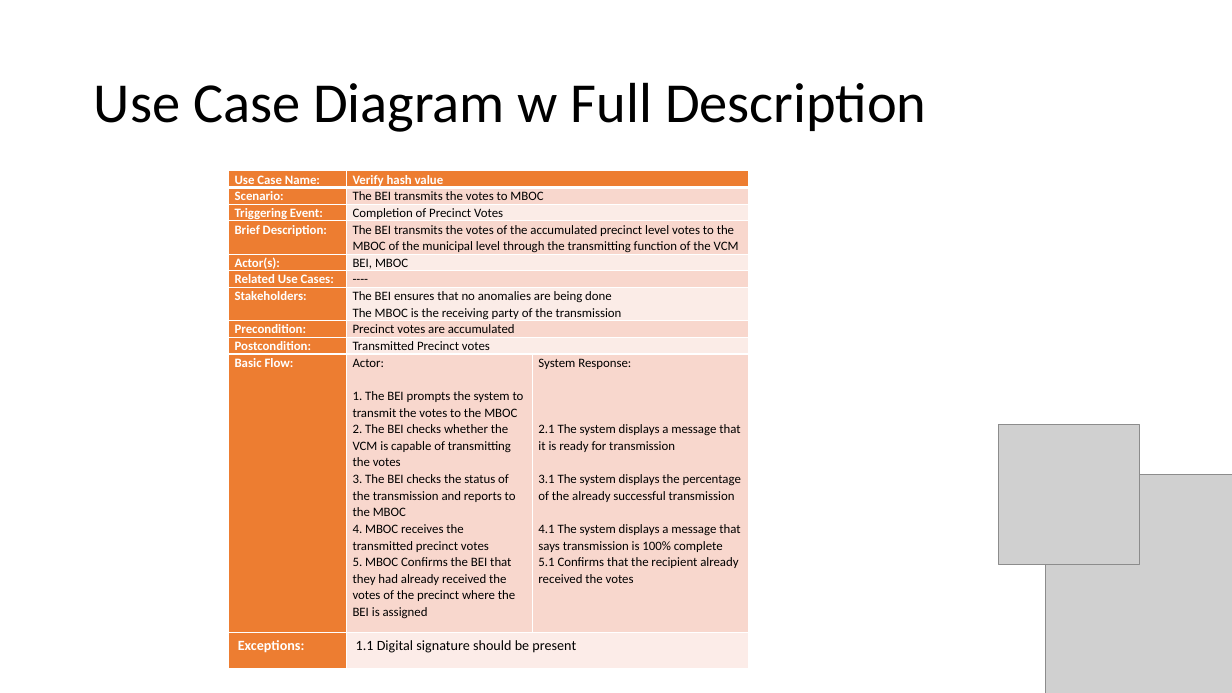
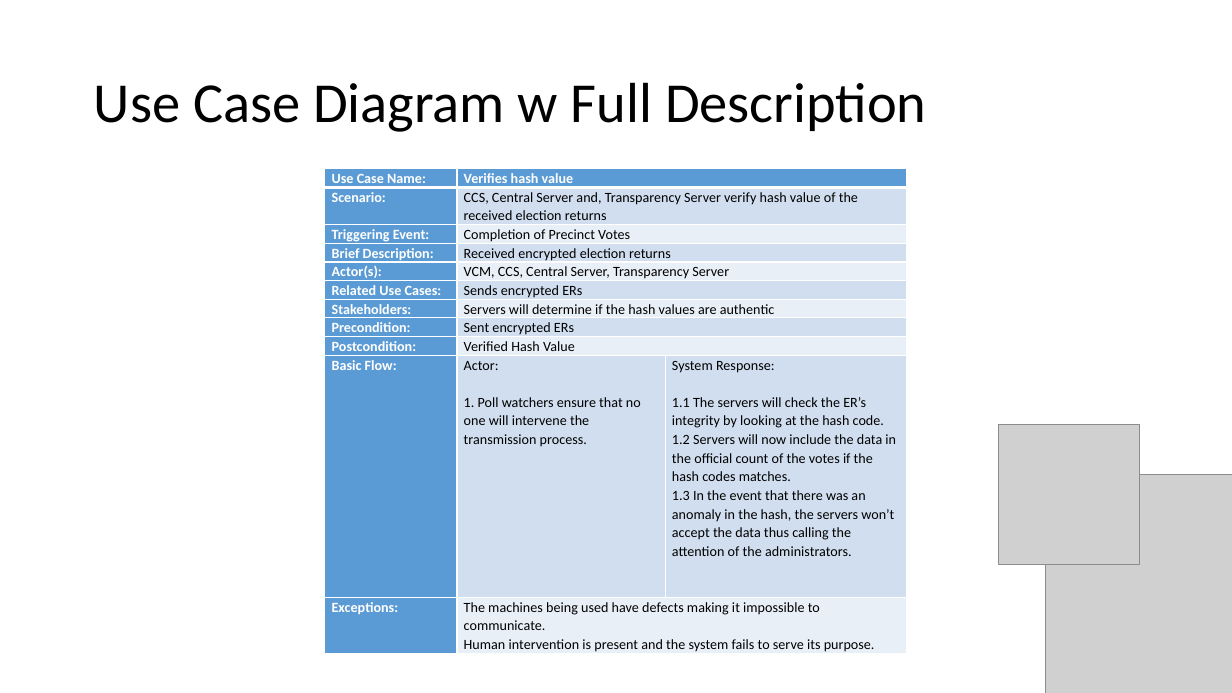
Before and after one commit to seans888/Project---Automate-Election, a slide deck: slide 22 of Documentation/DiagramMaker2.pptx. Drawn at 1232x693 pixels with LibreOffice and Linux fonts; fonts in the diff are those of the drawing; grey boxes stand for pictures. Boxes give left, top, right and bottom in pixels: in the first picture for what was removed or moved away, otherwise in the second. Text is boxed around its words. In the diff, an @@ line names an element or a change of style, - is before the commit and + after.

Commit message:
fINALIZED PPT PAPER DIAGRAMS WIKI

```diff
--- a/Documentation/DiagramMaker2.pptx
+++ b/Documentation/DiagramMaker2.pptx
@@ table removed at box(228, 171, 749, 632), 10 rows, 3 columns @@
-Use Case Name: | Verify hash value | 
-Scenario: | The BEI transmits the votes to MBOC | 
-Triggering Event: | Completion of Precinct Votes | 
-Brief Description: | The BEI transmits the votes of the accumulated precinct level votes to the MBOC of the municipal level through the transmitting function of the VCM | 
-Actor(s): | BEI, MBOC | 
-Related Use Cases: | ---- | 
-Stakeholders: | The BEI ensures that no anomalies are being done / The MBOC is the receiving party of the transmission | 
-Precondition: | Precinct votes are accumulated | 
-Postcondition: | Transmitted Precinct votes | 
-Basic Flow: | Actor: / 1. The BEI prompts the system to transmit the votes to the MBOC / 2. The BEI checks whether the VCM is capable of transmitting the votes / 3. The BEI checks the status of the transmission and reports to the MBOC / 4. MBOC receives the transmitted precinct votes / 5. MBOC Confirms the BEI that they had already received the votes of the precinct where the BEI is assigned | System Response: / 2.1 The system displays a message that it is ready for transmission / 3.1 The system displays the percentage of the already successful transmission / 4.1 The system displays a message that says transmission is 100% complete / 5.1 Confirms that the recipient already received the votes
@@ table added at box(325, 169, 908, 656), 11 rows, 3 columns @@
+Use Case Name: | Verifies hash value | 
+Scenario: | CCS, Central Server and, Transparency Server verify hash value of the received election returns | 
+Triggering Event: | Completion of Precinct Votes | 
+Brief Description: | Received encrypted election returns | 
+Actor(s): | VCM, CCS, Central Server, Transparency Server | 
+Related Use Cases: | Sends encrypted ERs | 
+Stakeholders: | Servers will determine if the hash values are authentic | 
+Precondition: | Sent encrypted ERs | 
+Postcondition: | Verified Hash Value | 
+Basic Flow: | Actor: / 1. Poll watchers ensure that no one will intervene the transmission process. | System Response: / 1.1 The servers will check the ER’s integrity by looking at the hash code. / 1.2 Servers will now include the data in the official count of the votes if the hash codes matches. / 1.3 In the event that there was an anomaly in the hash, the servers won’t accept the data thus calling the attention of the administrators.
+Exceptions: | The machines being used have defects making it impossible to communicate. / Human intervention is present and the system fails to serve its purpose. | 
@@ table removed at box(228, 632, 749, 670), 1 rows, 2 columns @@
-Exceptions: | 1.1 Digital signature should be present
```
Also in this commit, not shown: 5 other slides changed, 2 other files.
